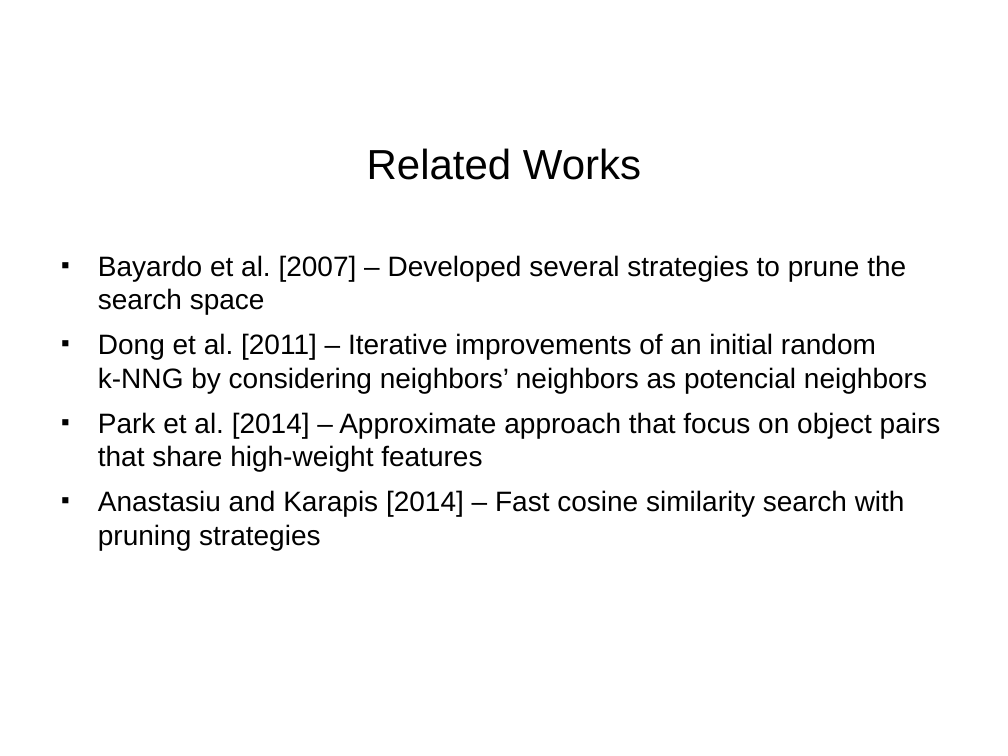
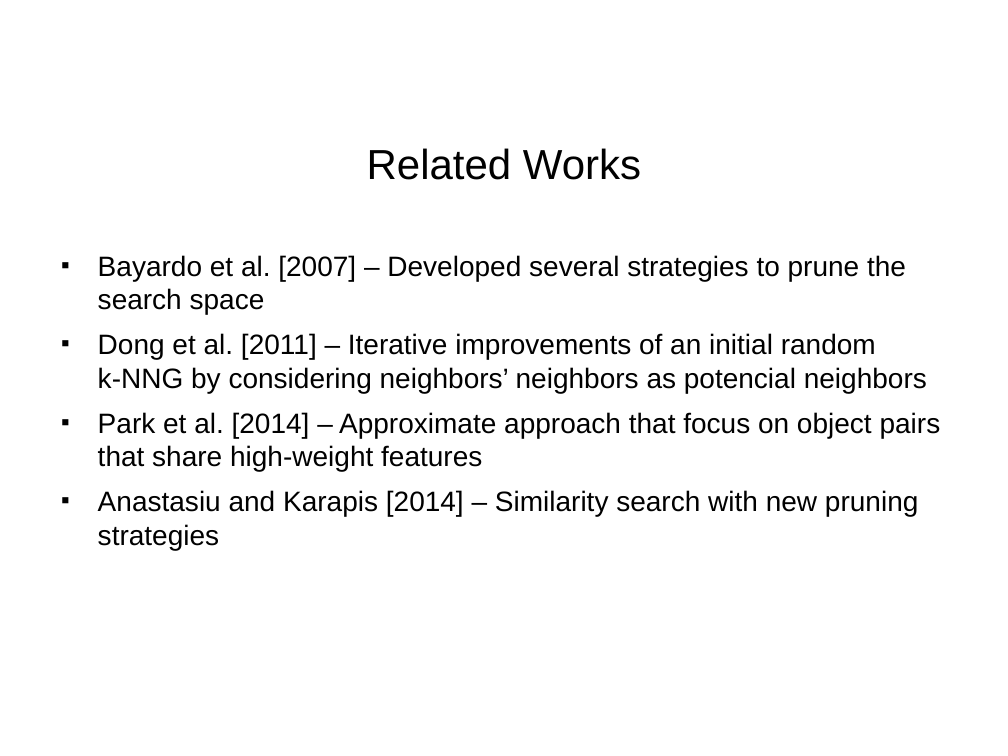
Before and after one commit to paulohq/apresentacao-L2KNNG, a slide deck: slide 8 of apresentacao-L2KNNG.ppt. Drawn at 1008x756 pixels with LibreOffice and Linux fonts; fonts in the diff are those of the drawing; background and template pictures are left out. Boxes give left, top, right and bottom in pixels: in the first picture for what was removed or moved away, otherwise in the second. Text is boxed around its words. In the diff, an @@ line names an element or a change of style, - is before the commit and + after.

```diff
--- a/apresentacao-L2KNNG.ppt
+++ b/apresentacao-L2KNNG.ppt
@@ text at box(98, 490, 918, 550): text changed @@
-■ Anastasiu and Karapis [2014] – Fast cosine similarity search with pruning strategies
+■ Anastasiu and Karapis [2014] – Similarity search with new pruning strategies
```
Also in this commit, not shown: 4 other slides changed.
